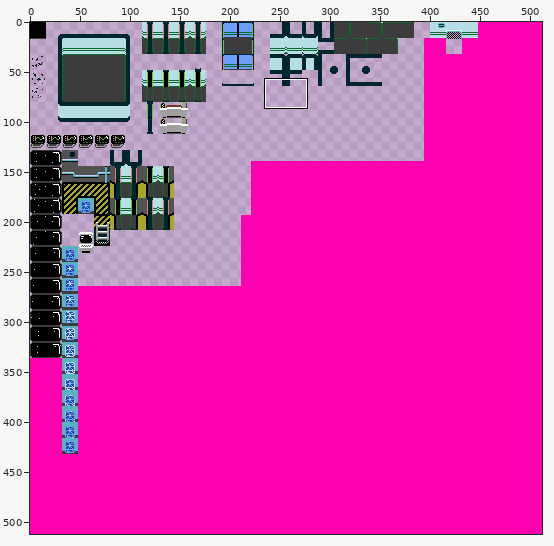
One commit to this sprite sheet: Assets/Resources/Sprites/tileset.png. The first picture is a wide view before the edit; the outline marks the close-up.
Close-up. Before the edit:
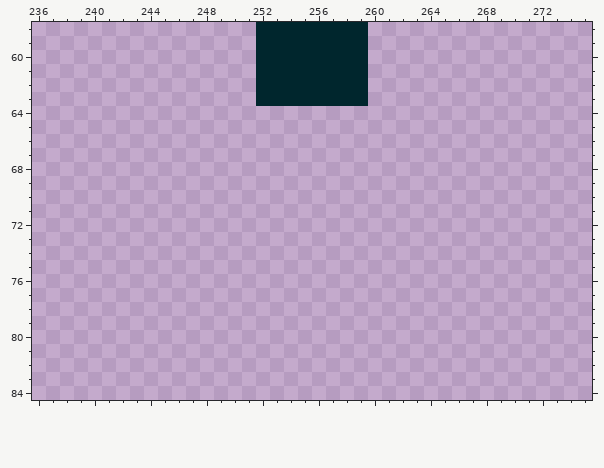
The file is 512x512 pixels. Shown: x 236..275, y 58..84.
Once edited:
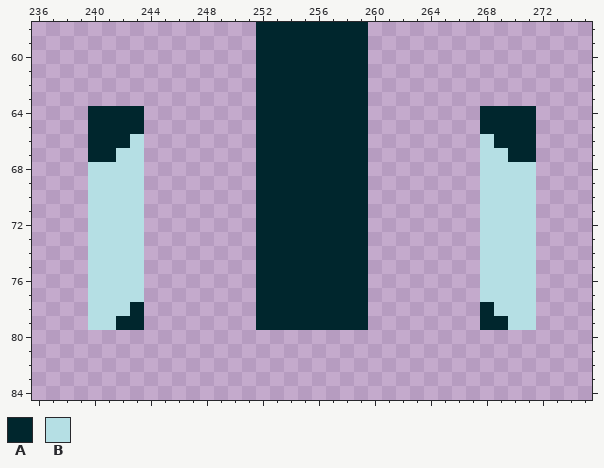
Palette (. is transparent): A #00262d  B #b5dfe4
Edits made:
{"y":64,"x":240,"old":"....","new":"AAAA"}
{"y":64,"x":252,"old":"........","new":"AAAAAAAA"}
{"y":64,"x":268,"old":"....","new":"AAAA"}
{"y":65,"x":240,"old":"....","new":"AAAA"}
{"y":65,"x":252,"old":"........","new":"AAAAAAAA"}
{"y":65,"x":268,"old":"....","new":"AAAA"}
{"y":66,"x":240,"old":"....","new":"AAAB"}
{"y":66,"x":252,"old":"........","new":"AAAAAAAA"}
{"y":66,"x":268,"old":"....","new":"BAAA"}
{"y":67,"x":240,"old":"....","new":"AABB"}
{"y":67,"x":252,"old":"........","new":"AAAAAAAA"}
{"y":67,"x":268,"old":"....","new":"BBAA"}
{"y":68,"x":240,"old":"....","new":"BBBB"}
{"y":68,"x":252,"old":"........","new":"AAAAAAAA"}
{"y":68,"x":268,"old":"....","new":"BBBB"}
{"y":69,"x":240,"old":"....","new":"BBBB"}
{"y":69,"x":252,"old":"........","new":"AAAAAAAA"}
{"y":69,"x":268,"old":"....","new":"BBBB"}
{"y":70,"x":240,"old":"....","new":"BBBB"}
{"y":70,"x":252,"old":"........","new":"AAAAAAAA"}
{"y":70,"x":268,"old":"....","new":"BBBB"}
{"y":71,"x":240,"old":"....","new":"BBBB"}
{"y":71,"x":252,"old":"........","new":"AAAAAAAA"}
{"y":71,"x":268,"old":"....","new":"BBBB"}
{"y":72,"x":240,"old":"....","new":"BBBB"}
{"y":72,"x":252,"old":"........","new":"AAAAAAAA"}
{"y":72,"x":268,"old":"....","new":"BBBB"}
{"y":73,"x":240,"old":"....","new":"BBBB"}
{"y":73,"x":252,"old":"........","new":"AAAAAAAA"}
{"y":73,"x":268,"old":"....","new":"BBBB"}
{"y":74,"x":240,"old":"....","new":"BBBB"}
{"y":74,"x":252,"old":"........","new":"AAAAAAAA"}
{"y":74,"x":268,"old":"....","new":"BBBB"}
{"y":75,"x":240,"old":"....","new":"BBBB"}
{"y":75,"x":252,"old":"........","new":"AAAAAAAA"}
{"y":75,"x":268,"old":"....","new":"BBBB"}
{"y":76,"x":240,"old":"....","new":"BBBB"}
{"y":76,"x":252,"old":"........","new":"AAAAAAAA"}
{"y":76,"x":268,"old":"....","new":"BBBB"}
{"y":77,"x":240,"old":"....","new":"BBBB"}
{"y":77,"x":252,"old":"........","new":"AAAAAAAA"}
{"y":77,"x":268,"old":"....","new":"BBBB"}
{"y":78,"x":240,"old":"....","new":"BBBA"}
{"y":78,"x":252,"old":"........","new":"AAAAAAAA"}
{"y":78,"x":268,"old":"....","new":"ABBB"}
{"y":79,"x":240,"old":"....","new":"BBAA"}
{"y":79,"x":252,"old":"........","new":"AAAAAAAA"}
{"y":79,"x":268,"old":"....","new":"AABB"}
{"label":"added","picture_box":[88,106,144,330]}
{"label":"added","picture_box":[256,106,368,330]}
{"label":"added","picture_box":[480,106,536,330]}
